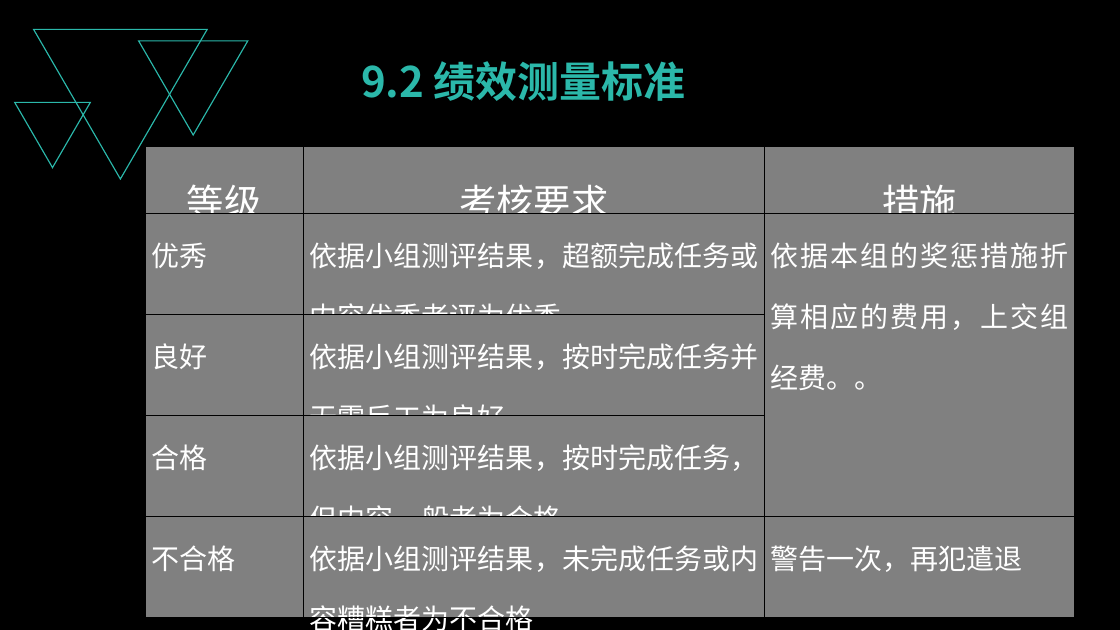
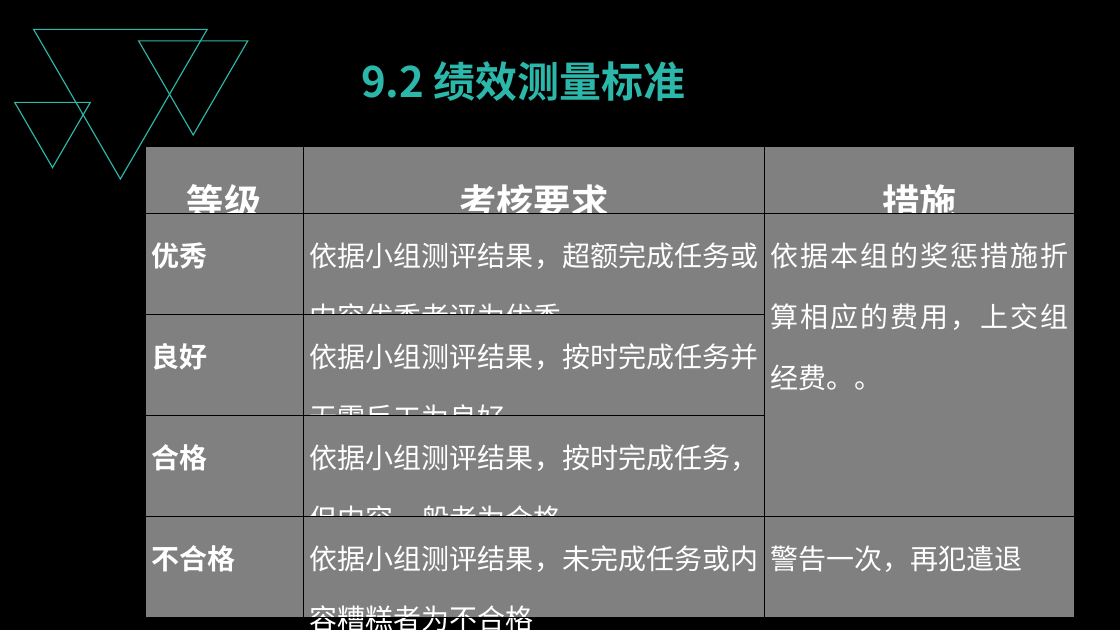
Before and after one commit to PRD2018-G03/PRD2018-G03-SoftwareEngineeringProject, a slide deck: slide 95 of 受控文档/08_其他任务/需求项目工程计划评审PPT/需求项目工程计划评审PPT.pptx (slide 73 before the commit). Drawn at 1120x630 pixels with LibreOffice and Linux fonts; fonts in the diff are those of the drawing. Boxes give left, top, right and bottom in pixels: in the first picture for what was removed or moved away, otherwise in the second. Text is boxed around its words. In the diff, an @@ line names an element or a change of style, - is before the commit and + after.

```diff
--- a/受控文档/08_其他任务/需求项目工程计划评审PPT/需求项目工程计划评审PPT.pptx
+++ b/受控文档/08_其他任务/需求项目工程计划评审PPT/需求项目工程计划评审PPT.pptx
@@ table at (x1=145, y1=146, x2=1075, y2=630) @@
@@ bold on in "等级", "考核要求", "措施", "优秀" and 3 more places @@
```
Also in this commit, not shown: 21 other slides changed, 32 slides added, 11 slides removed.
